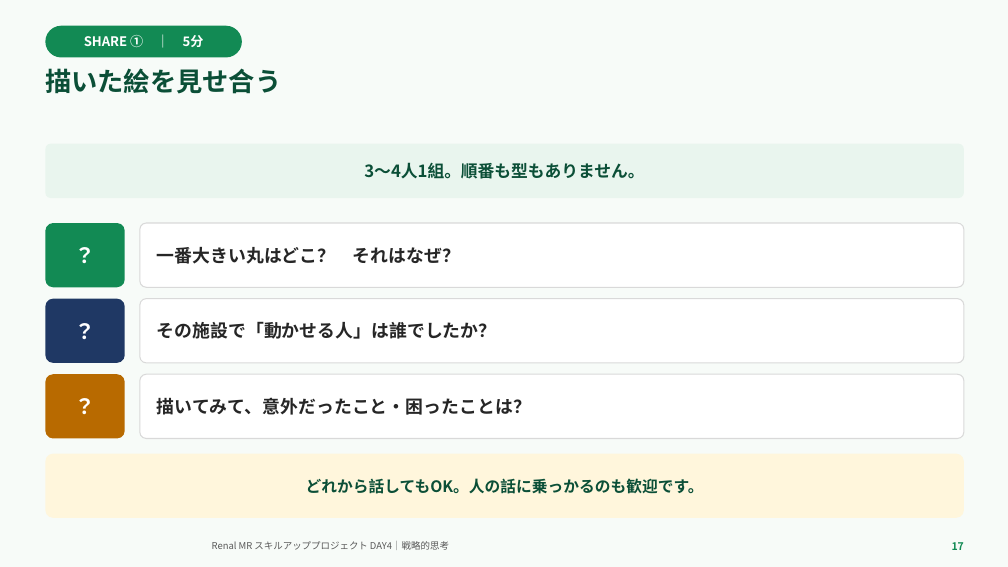
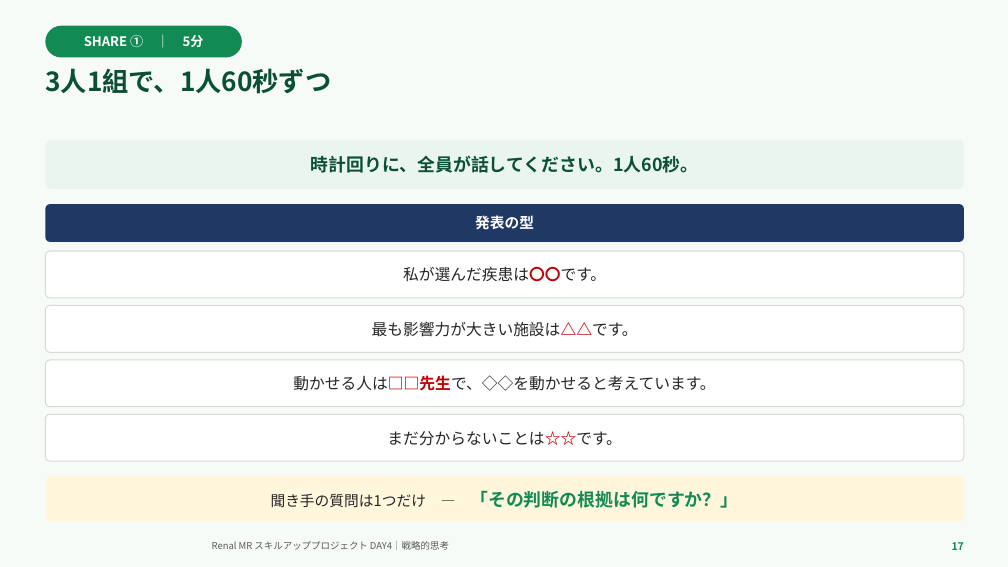
Before and after one commit to TAKUYA-1187/Claude, a slide deck: slide 17 of novartis_training/DAY4_ちょっと分かるだけで世界が変わる.pptx. Drawn at 1008x567 pixels with LibreOffice and Linux fonts; fonts in the diff are those of the drawing; background and template pictures are left out. Boxes give left, top, right and bottom in pixels: in the first picture for what was removed or moved away, otherwise in the second. Text is boxed around its words. In the diff, an @@ line names an element or a change of style, - is before the commit and + after.

```diff
--- a/novartis_training/DAY4_ちょっと分かるだけで世界が変わる.pptx
+++ b/novartis_training/DAY4_ちょっと分かるだけで世界が変わる.pptx
@@ text at <box>45,68,331,94</box>: text changed @@
-描いた絵を見せ合う
+3人1組で、1人60秒ずつ
@@ rounded rectangle "時計回りに、全員が話してください。1人60秒。": place and size @@
-rounded rectangle "時計回りに、全員が話してください。1人60秒。" at <box>45,144,964,198</box>
+rounded rectangle "時計回りに、全員が話してください。1人60秒。" at <box>45,140,964,189</box>
@@ text in rounded rectangle at <box>311,155,699,173</box>: text changed; size 16 to 17 pt @@
-3〜4人1組。順番も型もありません。
+時計回りに、全員が話してください。1人60秒。
@@ rounded rectangle added at <box>45,204,964,242</box>, fill #1F3864, 14 pt, text #FFFFFF, bold @@
+発表の型
@@ rounded rectangle removed at <box>45,223,125,287</box> @@
-？
@@ rounded rectangle "私が選んだ疾患は〇〇です。": place and size @@
-rounded rectangle "私が選んだ疾患は〇〇です。" at <box>140,223,964,287</box>
+rounded rectangle "私が選んだ疾患は〇〇です。" at <box>45,251,964,298</box>
@@ text in rounded rectangle at <box>403,266,606,282</box>: text changed; size 17 to 15 pt; bold off @@
-一番大きい丸はどこ？ それはなぜ？
+私が選んだ疾患は〇〇です。
@@ rounded rectangle removed at <box>45,299,125,363</box> @@
-？
@@ rounded rectangle added at <box>45,306,964,352</box>, fill #FFFFFF, outline #D9D9D9 1 pt, 15 pt, text #262626 @@
+最も影響力が大きい施設は△△です。
@@ rounded rectangle "動かせる人は□□先生で、◇◇を動かせると考えています。": place and size @@
-rounded rectangle "動かせる人は□□先生で、◇◇を動かせると考えています。" at <box>140,299,964,363</box>
+rounded rectangle "動かせる人は□□先生で、◇◇を動かせると考えています。" at <box>45,360,964,407</box>
@@ rounded rectangle removed at <box>45,374,125,439</box> @@
-？
@@ text in rounded rectangle at <box>293,375,715,391</box>: text changed; size 17 to 15 pt; bold off @@
-その施設で「動かせる人」は誰でしたか？
+動かせる人は□□先生で、◇◇を動かせると考えています。
@@ rounded rectangle added at <box>45,414,964,461</box>, fill #FFFFFF, outline #D9D9D9 1 pt, 15 pt, text #262626 @@
+まだ分からないことは☆☆です。
@@ rounded rectangle "聞き手の質問は1つだけ — 「その判断の根拠は何ですか？」": place and size @@
-rounded rectangle "聞き手の質問は1つだけ — 「その判断の根拠は何ですか？」" at <box>140,374,964,439</box>
+rounded rectangle "聞き手の質問は1つだけ — 「その判断の根拠は何ですか？」" at <box>45,476,964,522</box>
@@ rounded rectangle "聞き手の質問は1つだけ — 「その判断の根拠は何ですか？」" at <box>45,476,964,522</box>: fill #FFFFFF to #FFF6DC; outline #D9D9D9 1 pt to none; proportions changed @@
@@ rounded rectangle removed at <box>45,454,964,518</box> @@
-どれから話してもOK。人の話に乗っかるのも歓迎です。
@@ text in rounded rectangle at <box>271,490,738,508</box>: text changed; text colour #262626 to #128A54 @@
-描いてみて、意外だったこと・困ったことは？
+聞き手の質問は1つだけ — 「その判断の根拠は何ですか？」
```
Also in this commit, not shown: 19 other slides changed, 1 slide added, 2 other files.
